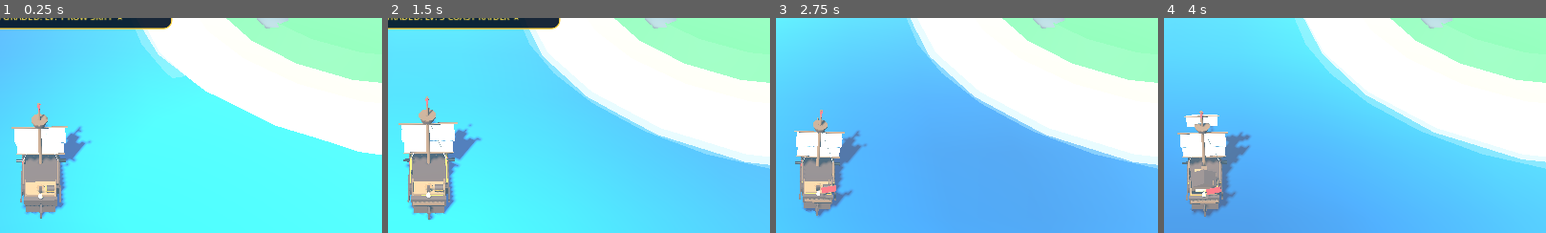
Above: before the commit, frames 1-4 (left to right).
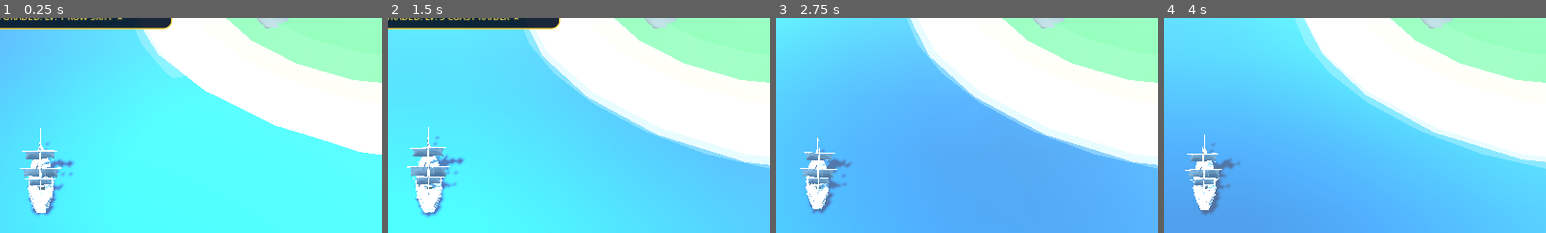
Above: after the commit, the same moments.

Repository: za99405com-ui/Pirate-Seasonline
Game: Godot game, scene res://scenes/world/world.tscn
Same seed, same stepped clock (60 frames per second), same inputs: the game is played once before the commit and once after it.
Inputs:
- Up to frame 1 (0.25 s): no input
- Up to frame 2 (1.5 s): click "UPGRADE (75 G)" at 0.5 s; click "UPGRADE (120 G)" at 1.25 s
- Up to frame 3 (2.75 s): click "UPGRADE (180 G)" at 2 s
- Up to frame 4 (4 s): click "UPGRADE (250 G)" at 2.75 s; click "UPGRADE (340 G)" at 3.5 s
The pictures show only the part of the screen within x 45-95%, y 15-65%; the shares and areas given below are measured in that part.

The runs differ from the first frame. In frame 1, 5.6% of the frame differs, in the area x 3-24%, y 39-94%; in frame 2, 6.2%, in the area x 2-25%, y 36-95%; in frame 3, 4.7%; in frame 4, 5.1%.

Commit message:
ship: integrate GLB player model

Diff:
--- a/godot_game/scenes/player/player_ship.tscn
+++ b/godot_game/scenes/player/player_ship.tscn
@@ -1,7 +1,8 @@
-[gd_scene load_steps=58 format=3 uid="uid://c3playership001"]
+[gd_scene load_steps=59 format=3 uid="uid://c3playership001"]
 
 [ext_resource type="Script" path="res://scripts/player/player_ship.gd" id="1_ship"]
 [ext_resource type="Script" path="res://scripts/ships/ship_mount_slot.gd" id="2_slot"]
+[ext_resource type="PackedScene" path="res://assets/models/pirate_ship.glb" id="3_ship_model"]
 
 [sub_resource type="BoxShape3D" id="HullShape"]
 size = Vector3(2.9, 1.8, 6.2)
@@ -412,7 +413,11 @@
 
 [node name="Visuals" type="Node3D" parent="."]
 
+[node name="ShipModel" parent="Visuals" instance=ExtResource("3_ship_model")]
+scale = Vector3(0.5, 0.5, 0.5)
+
 [node name="BaseHull" type="Node3D" parent="Visuals"]
+visible = false
 
 [node name="Keel" type="MeshInstance3D" parent="Visuals/BaseHull"]
 position = Vector3(0, 0.18, 0.05)
@@ -605,6 +610,7 @@
 material_override = SubResource("LanternGlowMat")
 
 [node name="MastMain" type="Node3D" parent="Visuals"]
+visible = false
 
 [node name="MastPole" type="MeshInstance3D" parent="Visuals/MastMain"]
 position = Vector3(0, 4.0, -0.55)
@@ -675,6 +681,7 @@
 material_override = SubResource("RedAccentMat")
 
 [node name="ProgressiveParts" type="Node3D" parent="Visuals"]
+visible = false
 
 [node name="cannons_pair_1" type="Node3D" parent="Visuals/ProgressiveParts"]
 
@@ -1253,17 +1260,17 @@
 [node name="PortCannons" type="Node3D" parent="Visuals"]
 
 [node name="PortMarker1" type="Marker3D" parent="Visuals/PortCannons"]
-position = Vector3(-1.65, 1.15, -0.9)
+position = Vector3(-1.0, 0.58, -0.18)
 
 [node name="PortMarker2" type="Marker3D" parent="Visuals/PortCannons"]
 visible = false
-position = Vector3(-1.65, 1.15, 0.85)
+position = Vector3(-1.0, 0.58, 0.64)
 
 [node name="StarboardCannons" type="Node3D" parent="Visuals"]
 
 [node name="StarboardMarker1" type="Marker3D" parent="Visuals/StarboardCannons"]
-position = Vector3(1.65, 1.15, -0.9)
+position = Vector3(1.0, 0.58, -0.18)
 
 [node name="StarboardMarker2" type="Marker3D" parent="Visuals/StarboardCannons"]
 visible = false
-position = Vector3(1.65, 1.15, 0.85)
+position = Vector3(1.0, 0.58, 0.64)
